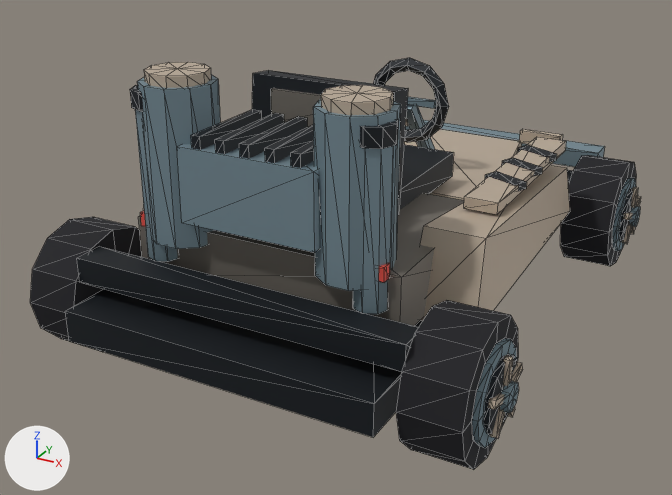
The glTF model DLC/Alien/assets/kart/alien/lambert-alien/kart.glb, before and after one commit.
The view is the same before and after, from a camera (50 mm lens) standing at (2.05, -4.11, 2.3) and looking at (-0.09, -0.23, 0.35). Lighting does not change. The marker at lower left points along +X, +Y and +Z. The picture after the commit comes second. Mesh edges are drawn as thin lines. Where no turn or scale is listed for an object, it has been applied to the vertices. Vertices at exactly the same position are counted once.

In view in the first picture: 'chassis', 'wheel-front-right', 'wheel-rear-left', 'wheel-rear-right'.
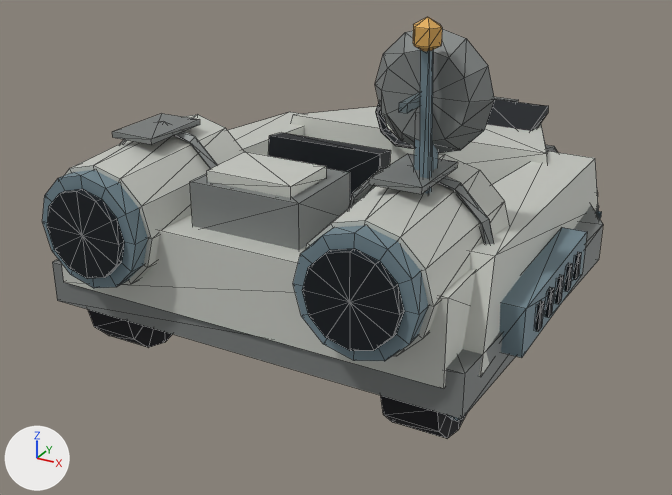
What differs and where, as boxes [x1, y1, x2, y2] in the pictures (672 x 495 px):
'chassis', deleted: before [65, 58, 605, 437]
'identity-narcissus-narcissus-chamfered-shuttle-wedge', added: after [52, 99, 603, 419]
'identity-narcissus-narcissus-paired-rounded-aft-thrusters-and-docking-hatch', added: after [42, 97, 518, 361]
'wheel-rear-right', reshaped, moved: before [396, 300, 523, 470]; after [380, 395, 466, 439]
'identity-narcissus-motif-radar', added: after [375, 29, 495, 171]
'wheel-rear-left', reshaped, moved: before [30, 217, 142, 352]; after [88, 310, 172, 348]
'wheel-front-right', reshaped, moved (mostly hidden afterwards): before [560, 155, 641, 266]; after [596, 193, 602, 219]
'identity-narcissus-driver-cockpit', added: after [268, 102, 415, 199]
'identity-narcissus-motif-antenna', added: after [413, 17, 442, 194]
part 2 of me_wheel_front_right, rebuilt (not visible afterwards): before [560, 155, 636, 266]
part 3 of me_wheel_front_right, cut back (mostly hidden afterwards): before [612, 178, 641, 251]; after [597, 211, 602, 219]
part 4 of me_wheel_rear_right, rebuilt: before [396, 300, 518, 470]; after [380, 395, 466, 439]
part 5 of me_wheel_rear_right, cut back: before [472, 338, 523, 448]

Edits to the bpy script that builds the scene:
```text
Change me_wheel_rear_left:
    remove me_wheel_rear_left.from_pydata(...)  # 132 vertices, 228 faces; spans x -0.221..0.135, y -0.31..0.31, z -0.31..0.31
    add me_wheel_rear_left.from_pydata(...)  # 113 vertices, 196 faces; spans x -0.182..0.125, y -0.25..0.25, z -0.25..0.25
    me_wheel_rear_left part 1: the loose piece of 26 vertices spanning x -0.135..0.135, y -0.31..0.31, z -0.31..0.31 is rebuilt with 51 vertices and now spans x -0.149..0.125, y -0.25..0.25, z -0.25..0.25
    other edits to the shape of me_wheel_rear_left do not show in these pictures
Change me_wheel_front_right:
    remove me_wheel_front_right.from_pydata(...)  # 132 vertices, 228 faces; spans x -0.135..0.221, y -0.31..0.31, z -0.31..0.31
    add me_wheel_front_right.from_pydata(...)  # 113 vertices, 196 faces; spans x -0.125..0.182, y -0.25..0.25, z -0.25..0.25
    me_wheel_front_right part 2: the loose piece of 26 vertices spanning x -0.135..0.135, y -0.31..0.31, z -0.31..0.31 is rebuilt with 51 vertices and now spans x -0.125..0.149, y -0.25..0.25, z -0.25..0.25
    me_wheel_front_right part 3: 106 vertices removed from x 0.134..0.221, y -0.217..0.217, z -0.217..0.217; 32 vertices added at x 0.157..0.182, y -0.124..0.124, z -0.11..0.053
    other edits to the shape of me_wheel_front_right do not show in these pictures
Change me_wheel_rear_right:
    remove me_wheel_rear_right.from_pydata(...)  # 132 vertices, 228 faces; spans x -0.135..0.221, y -0.31..0.31, z -0.31..0.31
    add me_wheel_rear_right.from_pydata(...)  # 113 vertices, 196 faces; spans x -0.125..0.182, y -0.25..0.25, z -0.25..0.25
    me_wheel_rear_right part 4: the loose piece of 26 vertices spanning x -0.135..0.135, y -0.31..0.31, z -0.31..0.31 is rebuilt with 51 vertices and now spans x -0.125..0.149, y -0.25..0.25, z -0.25..0.25
    me_wheel_rear_right part 5: 106 vertices removed from x 0.134..0.221, y -0.217..0.217, z -0.217..0.217; 32 vertices added at x 0.157..0.182, y -0.124..0.124, z -0.11..0.053
    other edits to the shape of me_wheel_rear_right do not show in these pictures
Remove ob_chassis:
    ob_chassis = bpy.data.objects.new('chassis', me_chassis)
Change ob_wheel_rear_left:
    ob_wheel_rear_left.location: (-0.945, -1.08, 0.31) -> (-0.78, -0.96, 0.25)
Change ob_wheel_front_right:
    ob_wheel_front_right.location: (0.945, 1.08, 0.31) -> (0.78, 0.96, 0.25)
Change ob_wheel_rear_right:
    ob_wheel_rear_right.location: (0.945, -1.08, 0.31) -> (0.78, -0.96, 0.25)
Add ob_identity_narcissus_motif_antenna:
    ob_identity_narcissus_motif_antenna = bpy.data.objects.new('identity-narcissus-motif-antenna', me_identity_narcissus_motif_antenna)  # 22 vertices, 36 faces; spans x 0.654..0.766, y -1.049..-0.913, z 0.699..1.715
    ob_identity_narcissus_motif_antenna.location = (0.0, 0.0, 0.0)
Add ob_identity_narcissus_motif_radar:
    ob_identity_narcissus_motif_radar = bpy.data.objects.new('identity-narcissus-motif-radar', me_identity_narcissus_motif_radar)  # a box spanning x 0.635..0.705, y -0.905..-0.835, z 0.75..1.33; a 12-sided cut cone along y (radius 0.18 at the low end, 0.25 at the high end) spanning x 0.42..0.92, y -0.91..-0.83, z 1.15..1.65; a box spanning x 0.652..0.688, y -1.1..-0.88, z 1.382..1.418
    ob_identity_narcissus_motif_radar.location = (0.0, 0.0, 0.0)
Add ob_identity_narcissus_driver_cockpit:
    ob_identity_narcissus_driver_cockpit = bpy.data.objects.new('identity-narcissus-driver-cockpit', me_identity_narcissus_driver_cockpit)  # 80 vertices, 140 faces; spans x -0.3..0.3, y -0.557..0.679, z 0.459..1.086
    ob_identity_narcissus_driver_cockpit.location = (0.0, 0.0, 0.0)
Add ob_identity_narcissus_narcissus_paired_rounded_aft_thrusters_and_docking_hatch:
    ob_identity_narcissus_narcissus_paired_rounded_aft_thrusters_and_docking_hatch = bpy.data.objects.new('identity-narcissus-narcissus-paired-rounded-aft-thrusters-and-docking-hatch', me_identity_narcissus_narcissus_paired_rounded_aft_thrusters_and_docking_hatch)  # 292 vertices, 540 faces; spans x -0.99..0.99, y -1.45..1.62, z 0.41..1.11
    ob_identity_narcissus_narcissus_paired_rounded_aft_thrusters_and_docking_hatch.location = (0.0, 0.0, 0.0)
Add ob_identity_narcissus_narcissus_chamfered_shuttle_wedge:
    ob_identity_narcissus_narcissus_chamfered_shuttle_wedge = bpy.data.objects.new('identity-narcissus-narcissus-chamfered-shuttle-wedge', me_identity_narcissus_narcissus_chamfered_shuttle_wedge)  # 190 vertices, 288 faces; spans x -1.15..1.15, y -1.28..1.62, z 0.28..1.03
    ob_identity_narcissus_narcissus_chamfered_shuttle_wedge.location = (0.0, 0.0, 0.0)
```
